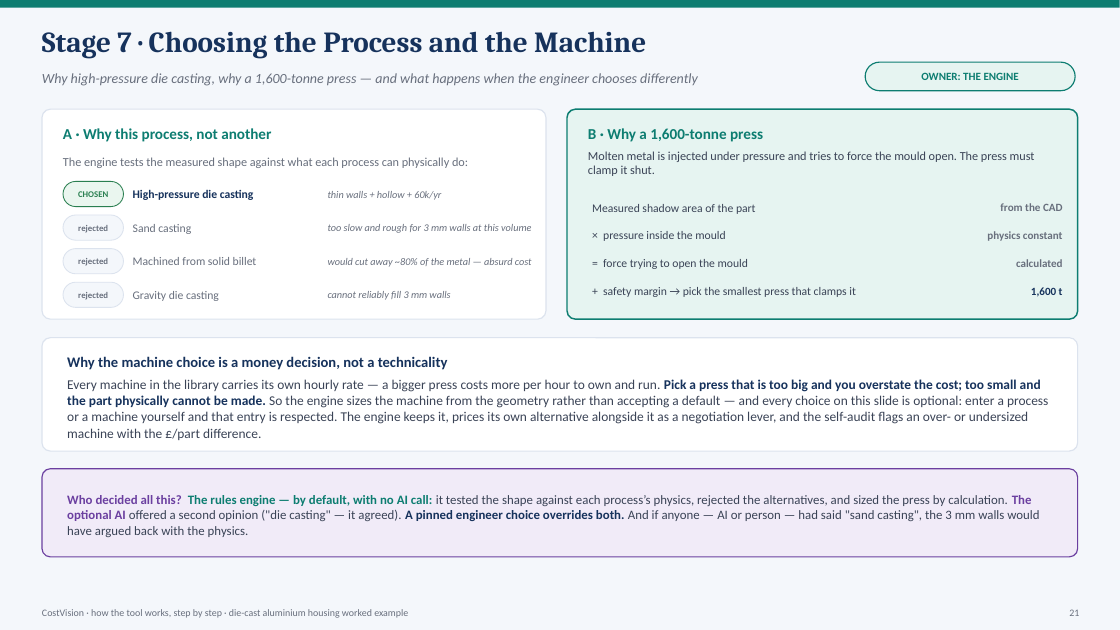
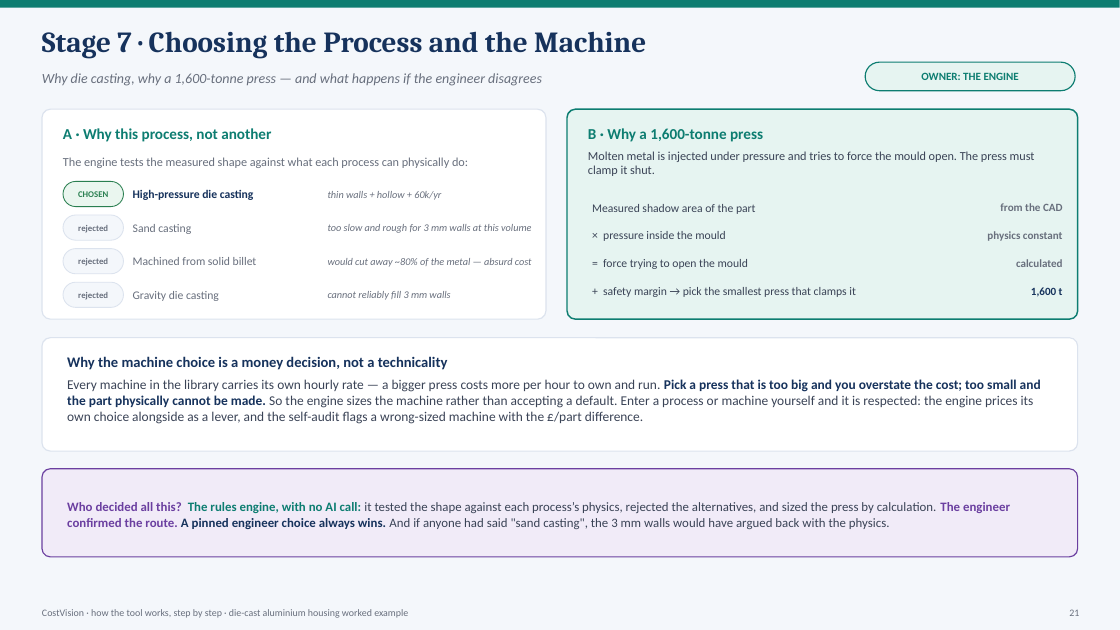
Before and after one commit to bhosaleavinash546/leamington-marathi, a slide deck: slide 21 of CostVision-Workflow-Explained.pptx. Drawn at 1120x630 pixels with LibreOffice and Linux fonts; fonts in the diff are those of the drawing. Boxes give left, top, right and bottom in pixels: in the first picture for what was removed or moved away, otherwise in the second. Text is boxed around its words. In the diff, an @@ line names an element or a change of style, - is before the commit and + after.

```diff
--- a/CostVision-Workflow-Explained.pptx
+++ b/CostVision-Workflow-Explained.pptx
@@ text at (x1=42, y1=73, x2=542, y2=86): text changed @@
-Why high-pressure die casting, why a 1,600-tonne press — and what happens when the engineer chooses differently
+Why die casting, why a 1,600-tonne press — and what happens if the engineer disagrees
@@ text at (x1=67, y1=379, x2=1041, y2=424): text changed @@
-Every machine in the library carries its own hourly rate — a bigger press costs more per hour to own and run. Pick a press that is too big and you overstate the cost; too small and the part physically cannot be made. So the engine sizes the machine from the geometry rather than accepting a default — and every choice on this slide is optional: enter a process or a machine yourself and that entry is respected. The engine keeps it, prices its own alternative alongside it as a negotiation lever, and the self-audit flags an over- or undersized machine with the £/part difference.
+Every machine in the library carries its own hourly rate — a bigger press costs more per hour to own and run. Pick a press that is too big and you overstate the cost; too small and the part physically cannot be made. So the engine sizes the machine rather than accepting a default. Enter a process or machine yourself and it is respected: the engine prices its own choice alongside as a lever, and the self-audit flags a wrong-sized machine with the £/part difference.
@@ text at (x1=67, y1=502, x2=1010, y2=529): text changed @@
-Who decided all this? The rules engine — by default, with no AI call: it tested the shape against each process’s physics, rejected the alternatives, and sized the press by calculation. The optional AI offered a second opinion ("die casting" — it agreed). A pinned engineer choice overrides both. And if anyone — AI or person — had said "sand casting", the 3 mm walls would have argued back with the physics.
+Who decided all this? The rules engine, with no AI call: it tested the shape against each process’s physics, rejected the alternatives, and sized the press by calculation. The engineer confirmed the route. A pinned engineer choice always wins. And if anyone had said "sand casting", the 3 mm walls would have argued back with the physics.
```
Also in this commit, not shown: 47 other slides changed, 1 other file.
